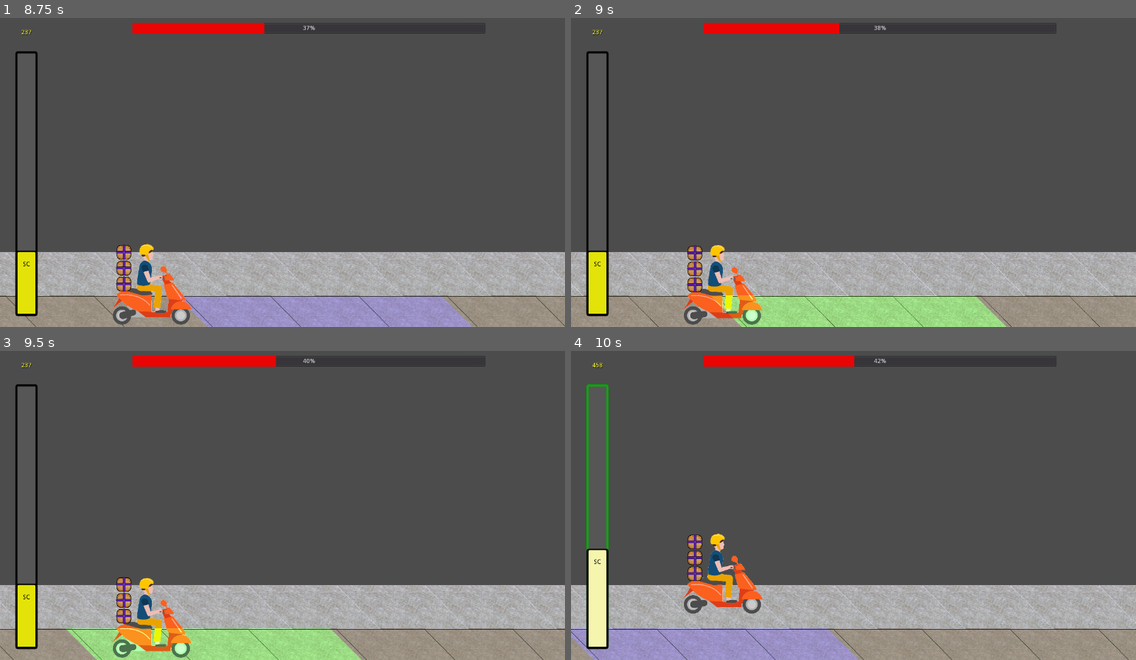
Above: before the commit, frames 1-4 (two rows, left to right).
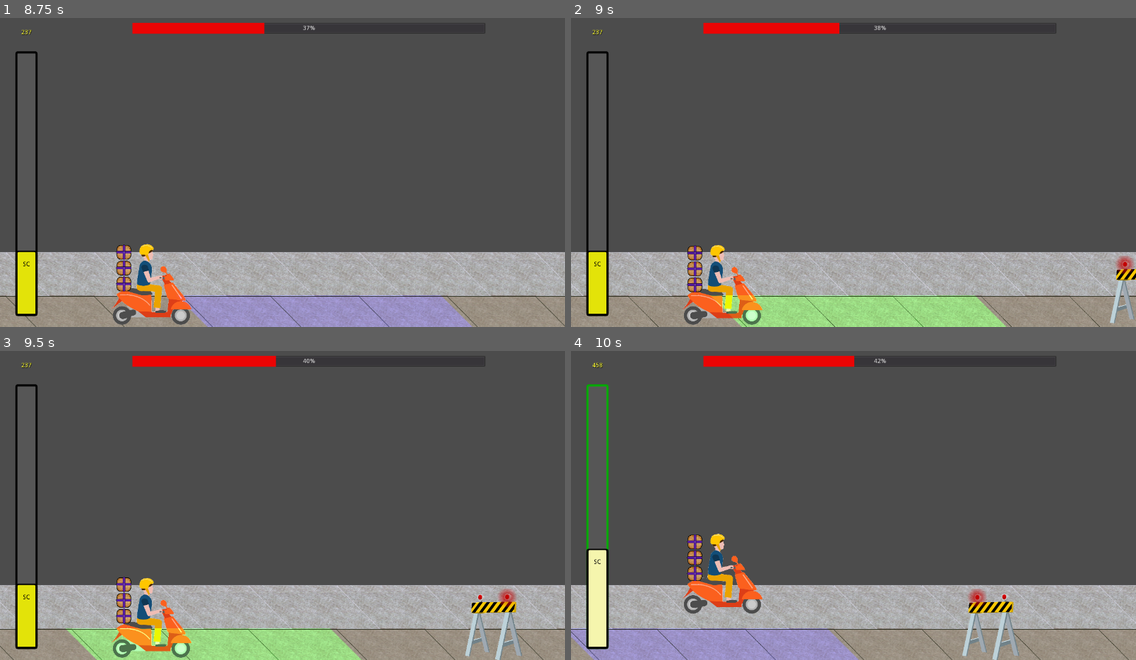
Above: after the commit, the same moments.

Repository: Anatolij-Grigorjev/MopedRebelGO
Game: Godot game, scene res://stages/test/test_stage.tscn
Two runs of this game, one before a commit and one after it. Both use one fixed random seed, a clock stepped at 60 frames per second and the inputs below.
Inputs:
- Up to frame 1 (8.75 s): hold W (swerve_up) 0.53-1.28 s; hold S (swerve_down) 1.28-2.03 s; hold W (swerve_up) 2.03-3.53 s; hold S (swerve_down) 3.53-5.78 s; hold W (swerve_up) 5.78-8.03 s; hold S (swerve_down) from 8.03 s (still down)
- Up to frame 2 (9 s): keep holding S (swerve_down)
- Up to frame 3 (9.5 s): keep holding S (swerve_down)
- Up to frame 4 (10 s): release S (swerve_down) at 9.53 s; hold W (swerve_up) from 9.53 s (still down)

Frame 1 is identical in both runs. In frame 2, 0.5% of the frame differs, in the area x 95-100%, y 76-99%; in frame 3, 0.9%; in frame 4, 0.9%, in the area x 69-80%, y 76-100%.
Error in both runs: Invalid get index '-1' (on base: 'Array'). (res://utils/logger.gd:103)

Commit message:
WIP add part of stage logic to get upcoming obstacles for warning

Diff:
--- a/game/gui/hud_control.gd
+++ b/game/gui/hud_control.gd
@@ -37,17 +37,18 @@
 
 func _ready():
 	_update_sc_label()
-	pass # Replace with function body.
+	pass
 
 
 func _update_sc_label() -> void:
 	current_sc_label.text = str(State.current_street_scred)
 
 
-func set_stage_size(stage_length: float, current_pos: float) -> void:
+func set_stage_metadata(stage_length: float, current_pos: float, track_positions: Array) -> void:
 	stage_progress.min_value = 0
 	stage_progress.max_value = stage_length
 	stage_progress.value = current_pos
+	_track_idx_icon_positions = Array(track_positions)
 
 
 func add_sc_points(amount: int) -> void:
--- a/game/stages/stage_control.gd
+++ b/game/stages/stage_control.gd
@@ -18,23 +18,61 @@
 export(int) var current_moped_track := 3
 
 
-var _upper_tracks_pos : Vector2
+var _sorted_obstacle_positions_by_track := []
+onready var _tile_height: int = $Road.get_cell_size().y
+onready var _tracks_bounds := Helpers.get_tilemap_global_bounds($Road)
+onready var _track0_position := _tracks_bounds.position.y
 
 
 func _ready() -> void:
+	#setup moped position
 	moped_rebel.connect('swerve_direction_pressed', self, '_on_MopedRebel_swerve_direction_pressed')
-	var tracks_bounds := Helpers.get_tilemap_global_bounds($Road)
-	LOG.info("Tilemap bounds: {}", [tracks_bounds])
-	var moped_tracks_offset : int = ($Road.get_cell_size().y) * current_moped_track
-	moped_rebel.global_position.y = tracks_bounds.position.y + moped_tracks_offset
+	var moped_tracks_offset : int = _tile_height * current_moped_track
+	moped_rebel.global_position.y = _track0_position + moped_tracks_offset
+
+	#setup track positions for HUD warnings
+	_ready_bounds_indices_for_HUD()
+
+	#setup NRT signals
+	_ready_NRT_for_moped()
+
+	#setup obstacle positions lines
+	_ready_sorted_obstacle_positions()
+
+	#logging
+	LOG.info("Tilemap bounds: {}", [_tracks_bounds])
 	LOG.info("Moped tracks position: {}", [moped_rebel.global_position])
-	HUD.set_stage_size(tracks_bounds.size.x, moped_rebel.global_position.x)
+	for idx in _sorted_obstacle_positions_by_track:
+		LOG.info("For track {} got {} obstacles!", [idx, _sorted_obstacle_positions_by_track[idx].size()])
+
+
+func _ready_bounds_indices_for_HUD() -> void:
+	var track_positions : Array = []
+	for track_idx in range(num_stage_tracks):
+		track_positions.append(_track0_position + track_idx * _tile_height)
+	HUD.set_stage_metadata(_tracks_bounds.size.x, moped_rebel.global_position.x, track_positions)
+
+
+func _ready_NRT_for_moped() -> void:
 	for nrt_segment in $NRT.get_children():
 		nrt_segment.connect("moped_traveled", self, "_on_NRT_moped_traveled")
 
 
+func _ready_sorted_obstacle_positions() -> void:
+	for idx in range(num_stage_tracks):
+		_sorted_obstacle_positions_by_track[idx] = []
+	for elem in $Obstacles.get_children():
+		var obstacle_track_idx : int = (elem.global_position.y - _track0_position) / num_stage_tracks
+		_sorted_obstacle_positions_by_track[obstacle_track_idx].append(elem.global_position)
+	for idx in range(_sorted_obstacle_positions_by_track.size()):
+		var positions_list : Array = _sorted_obstacle_positions_by_track[idx]
+		positions_list.sort_custom(Helpers, "sort_positions_x")
+
+
 func _process(delta: float) -> void:
 	HUD.set_stage_progress(moped_rebel.global_position.x)
+	#TODO: build map of upcoming obstacle on each track idx for moped based
+	#on currentle covered distance
 	pass
 
 
--- a/game/stages/test/test_stage.tscn
+++ b/game/stages/test/test_stage.tscn
@@ -45,6 +45,14 @@
 position = Vector2( 1300, 62 )
 scale = Vector2( 0.5, 0.5 )
 
+[node name="TallRoadblock2" parent="Obstacles" instance=ExtResource( 6 )]
+position = Vector2( 3956.58, -42.2529 )
+scale = Vector2( 0.5, 0.5 )
+
+[node name="TallRoadblock3" parent="Obstacles" instance=ExtResource( 6 )]
+position = Vector2( 5352.83, 253.751 )
+scale = Vector2( 0.5, 0.5 )
+
 [node name="MopedRebel" parent="." instance=ExtResource( 7 )]
 position = Vector2( 0, 50 )
 
--- a/game/utils/static_helpers.gd
+++ b/game/utils/static_helpers.gd
@@ -82,3 +82,11 @@
 	if (not input):
 		return input
 	return Vector2(input.y, input.x)
+
+
+"""
+Custom sorter to sort vectors by first coordinate. Used to determine
+proximate moped obstacles
+"""
+static func sort_positions_x(pos1: Vector2, pos2: Vector2) -> bool:
+	return pos1.x < pos2.x
